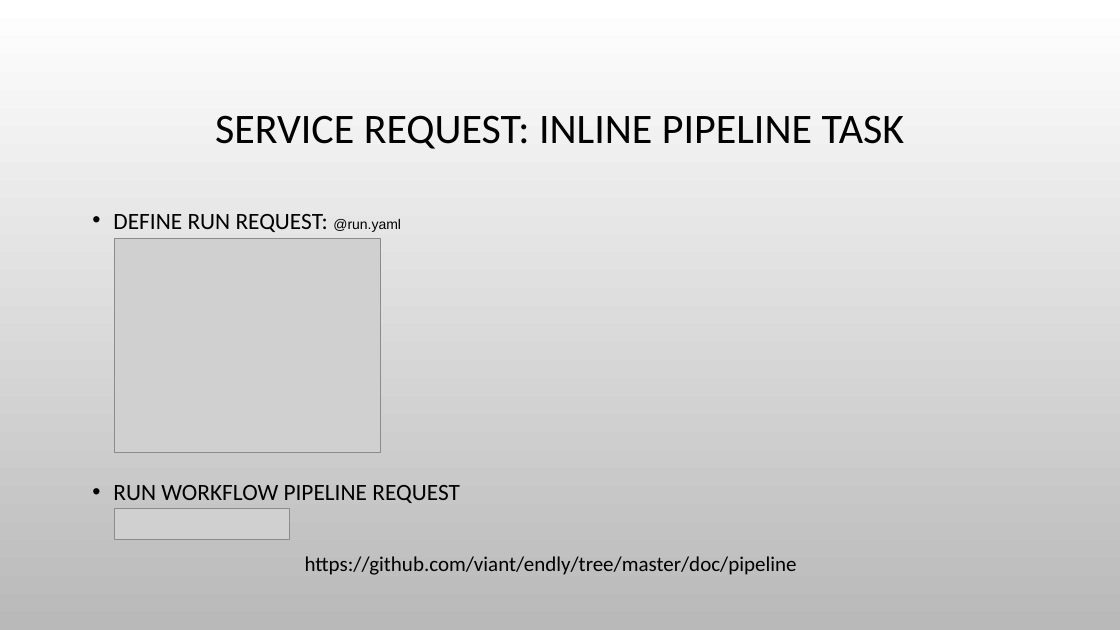
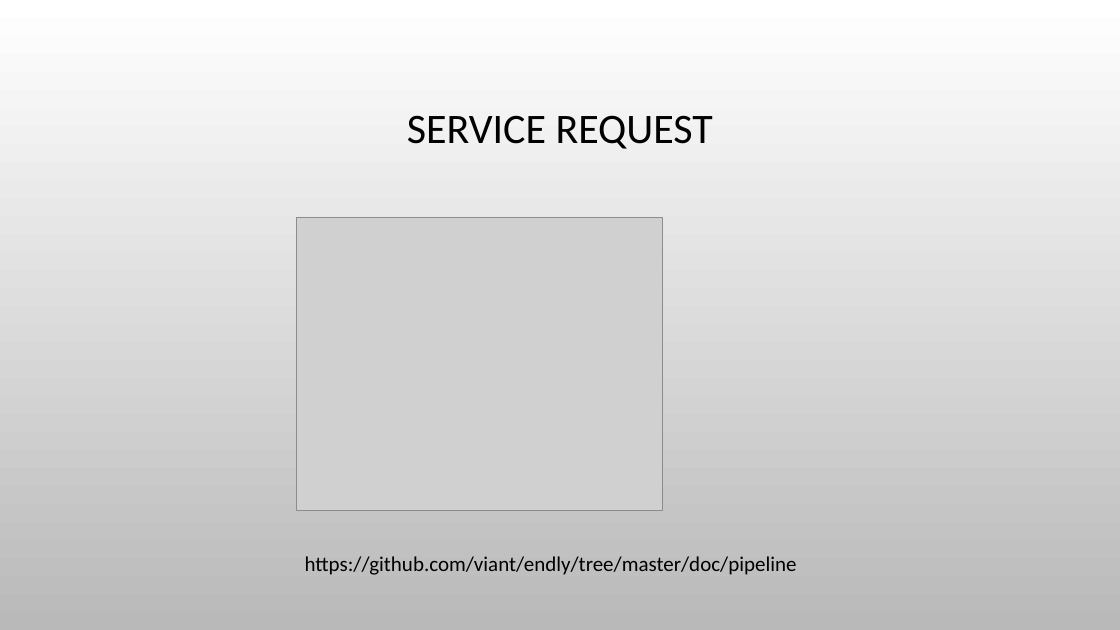
Before and after one commit to adrianwit/golang-e2e-testing, a slide deck: slide 9 of golang-e2e.pptx (slide 10 before the commit). Drawn at 1120x630 pixels with LibreOffice and Linux fonts; fonts in the diff are those of the drawing; grey boxes stand for pictures; background and template pictures are left out. Boxes give left, top, right and bottom in pixels: in the first picture for what was removed or moved away, otherwise in the second. Text is boxed around its words. In the diff, an @@ line names an element or a change of style, - is before the commit and + after.

Commit message:
updated presentation

```diff
--- a/golang-e2e.pptx
+++ b/golang-e2e.pptx
@@ title at (407, 115, 713, 149): text changed @@
-SERVICE REQUEST: INLINE PIPELINE TASK
+SERVICE REQUEST
@@ text removed at (113, 214, 460, 503) @@
-• DEFINE RUN REQUEST: @run.yaml
-• RUN WORKFLOW PIPELINE REQUEST
@@ picture: place and size @@
-picture at (115, 239, 381, 452)
+picture at (297, 217, 662, 510)
@@ picture removed at (115, 508, 290, 540) @@
```
Also in this commit, not shown: 2 slides removed.
